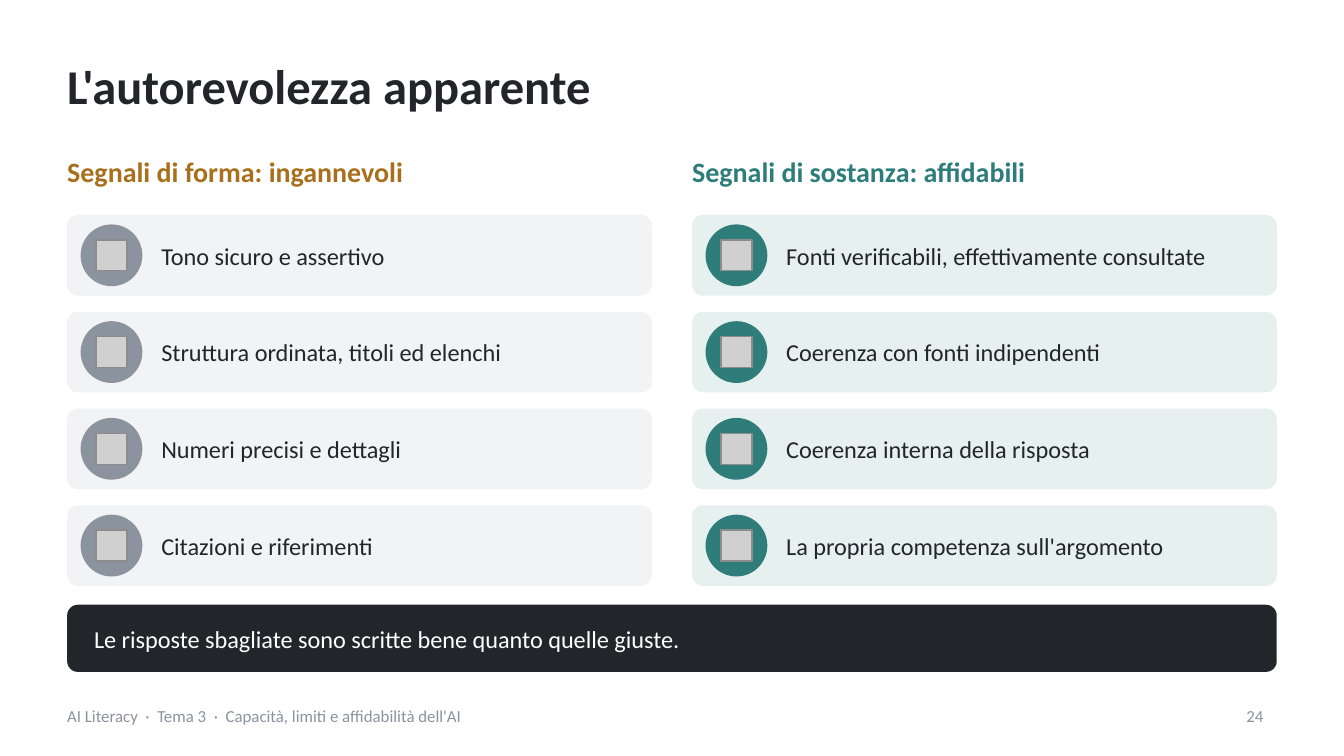
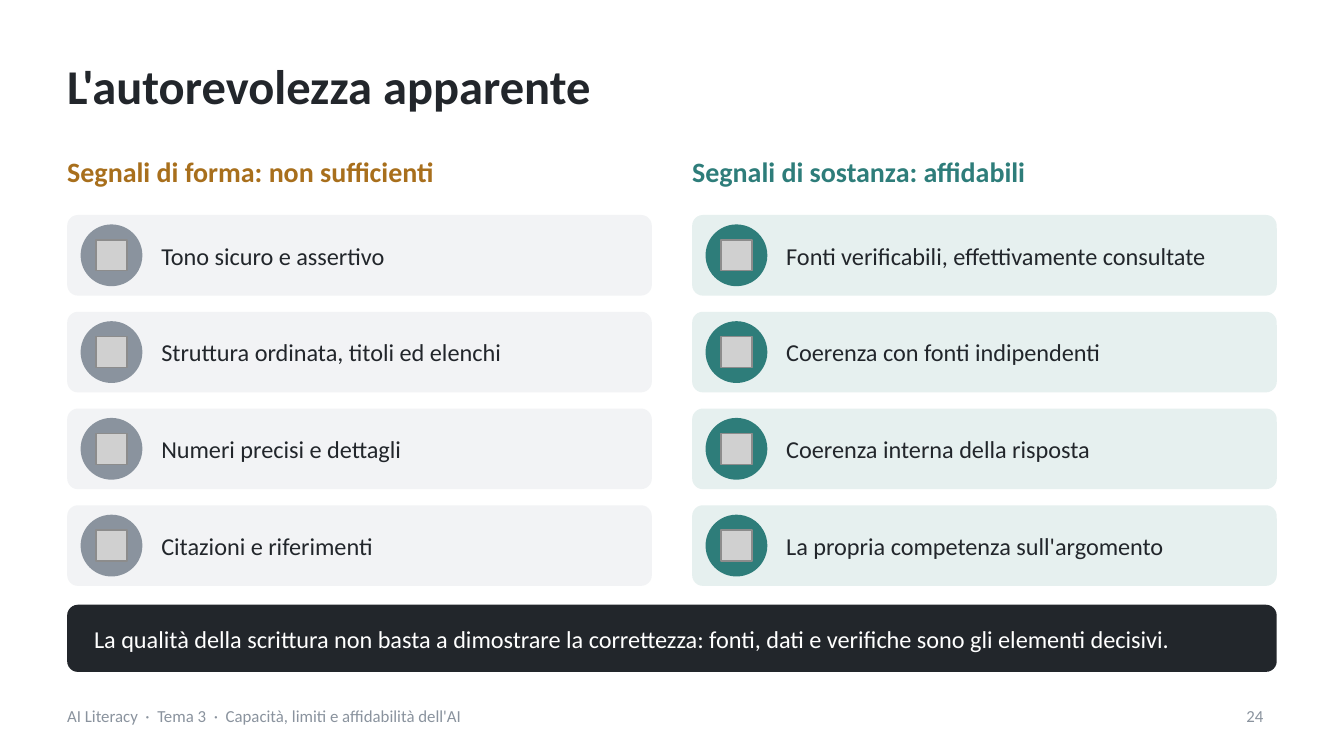
Before and after one commit to NetAi-IT/Formazione-AI-Literacy-Official, a slide deck: slide 24 of Base/Tema3_Capacita_limiti_affidabilita_AI.pptx. Drawn at 1344x756 pixels with LibreOffice and Linux fonts; fonts in the diff are those of the drawing; grey boxes stand for pictures. Boxes give left, top, right and bottom in pixels: in the first picture for what was removed or moved away, otherwise in the second. Text is boxed around its words. In the diff, an @@ line names an element or a change of style, - is before the commit and + after.

```diff
--- a/Base/Tema3_Capacita_limiti_affidabilita_AI.pptx
+++ b/Base/Tema3_Capacita_limiti_affidabilita_AI.pptx
@@ text at <box>67,162,433,187</box>: text changed @@
-Segnali di forma: ingannevoli
+Segnali di forma: non sufficienti
@@ text at <box>94,631,1169,652</box>: text changed @@
-Le risposte sbagliate sono scritte bene quanto quelle giuste.
+La qualità della scrittura non basta a dimostrare la correttezza: fonti, dati e verifiche sono gli elementi decisivi.
```
Also in this commit, not shown: 19 other slides changed, 3 other files.
